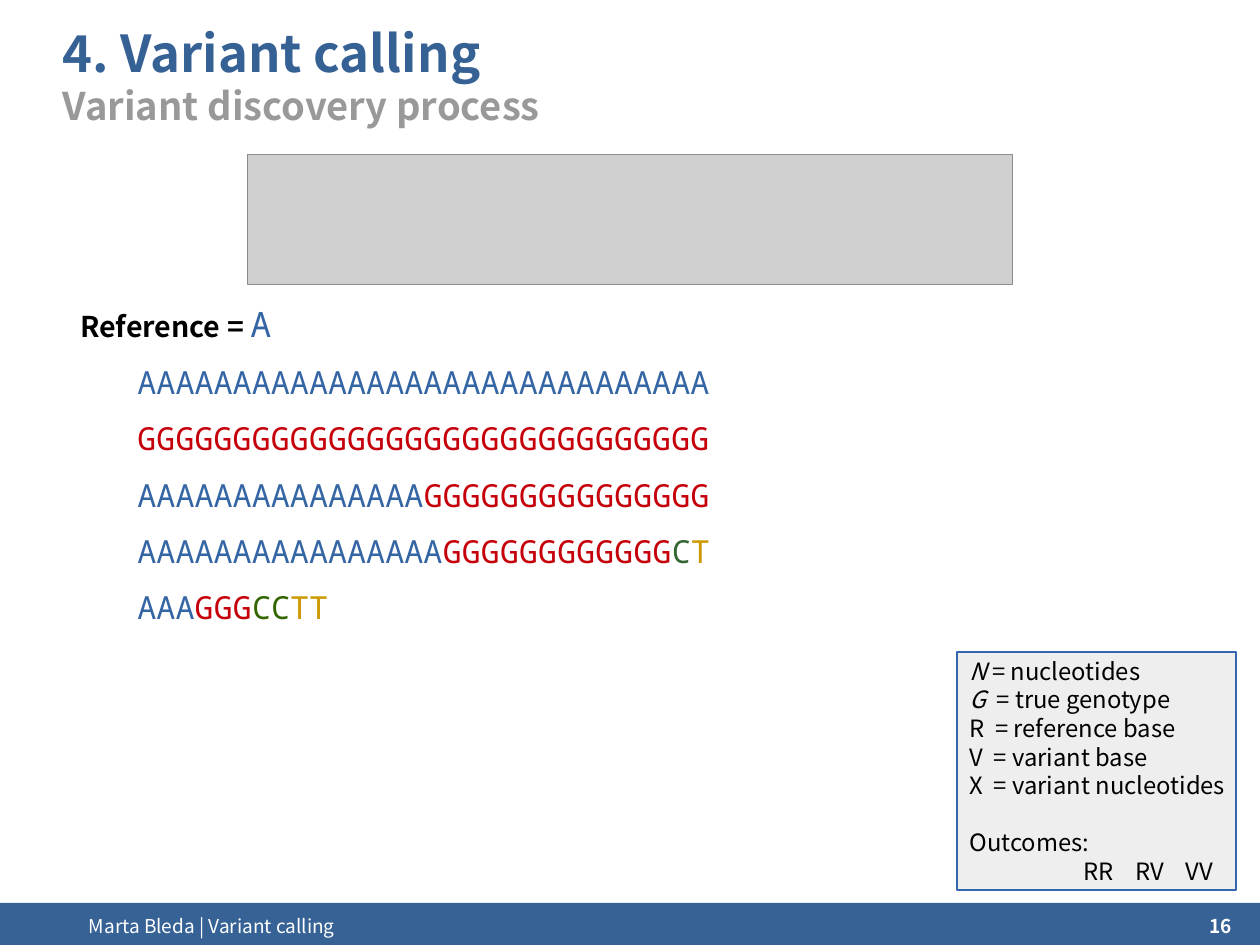
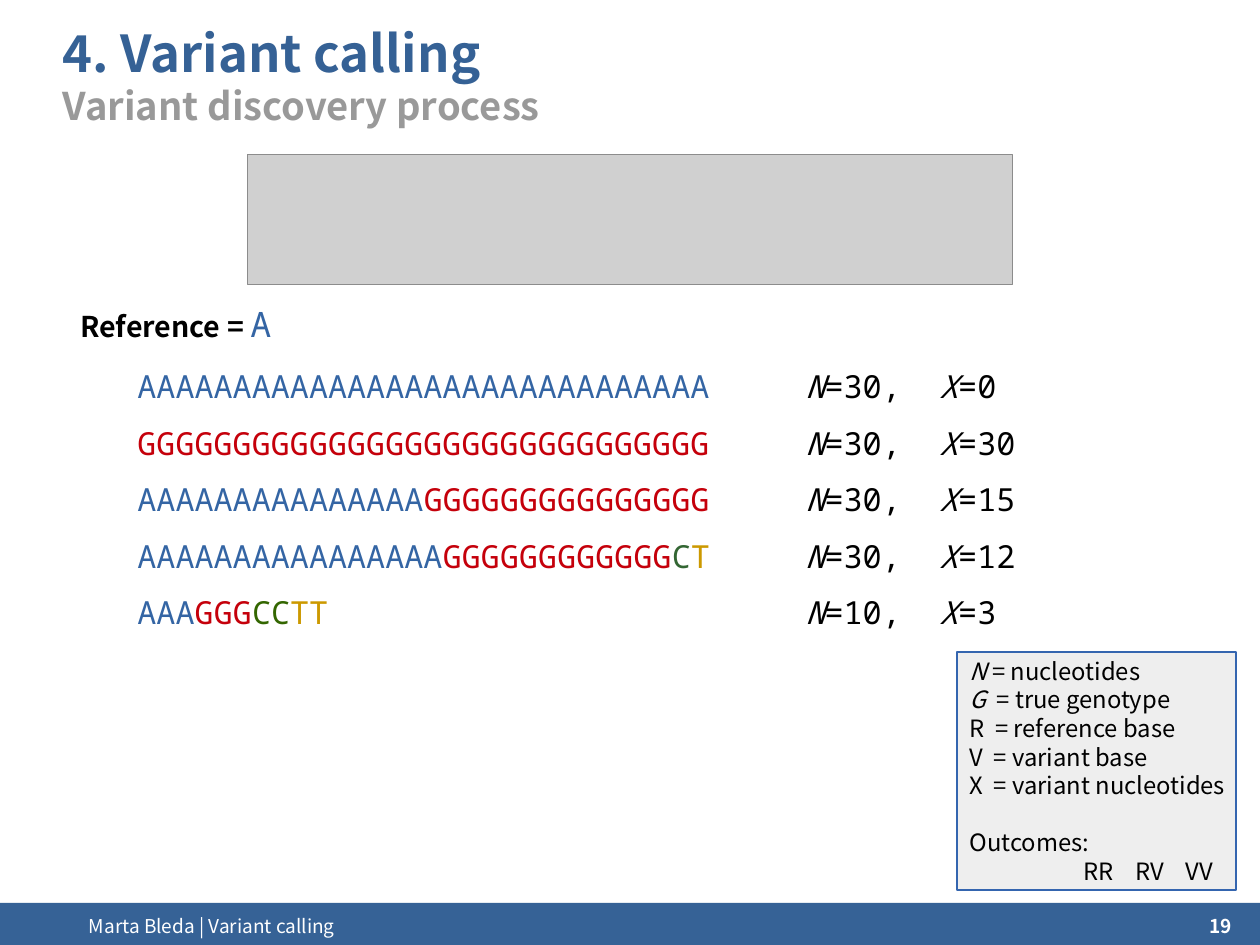
Before and after one commit to ngs-course/ngs-course.github.io, a slide deck: slide 19 of Course_Materials/variant_calling/presentation/2014-Cambridge_variant_calling.odp (slide 16 before the commit). Drawn at 1260x945 pixels with LibreOffice and Linux fonts; fonts in the diff are those of the drawing; grey boxes stand for pictures; background and template pictures are left out. Boxes give left, top, right and bottom in pixels: in the first picture for what was removed or moved away, otherwise in the second. Text is boxed around its words. In the diff, an @@ line names an element or a change of style, - is before the commit and + after.

Commit message:
Variant calling updated

```diff
--- a/Course_Materials/variant_calling/presentation/2014-Cambridge_variant_calling.odp
+++ b/Course_Materials/variant_calling/presentation/2014-Cambridge_variant_calling.odp
@@ text at (137,375,1015,629): text changed @@
-AAAAAAAAAAAAAAAAAAAAAAAAAAAAAA
-GGGGGGGGGGGGGGGGGGGGGGGGGGGGGG
-AAAAAAAAAAAAAAAGGGGGGGGGGGGGGG
-AAAAAAAAAAAAAAAAGGGGGGGGGGGGCT
-AAAGGGCCTT
+AAAAAAAAAAAAAAAAAAAAAAAAAAAAAA N=30, X=0
+GGGGGGGGGGGGGGGGGGGGGGGGGGGGGG N=30, X=30
+AAAAAAAAAAAAAAAGGGGGGGGGGGGGGG N=30, X=15
+AAAAAAAAAAAAAAAAGGGGGGGGGGGGCT N=30, X=12
+AAAGGGCCTT N=10, X=3
@@ page number at (1210,918,1232,933): text changed @@
-16
+19
```
Also in this commit, not shown: 7 other slides changed, 5 slides added, 8 other files.
